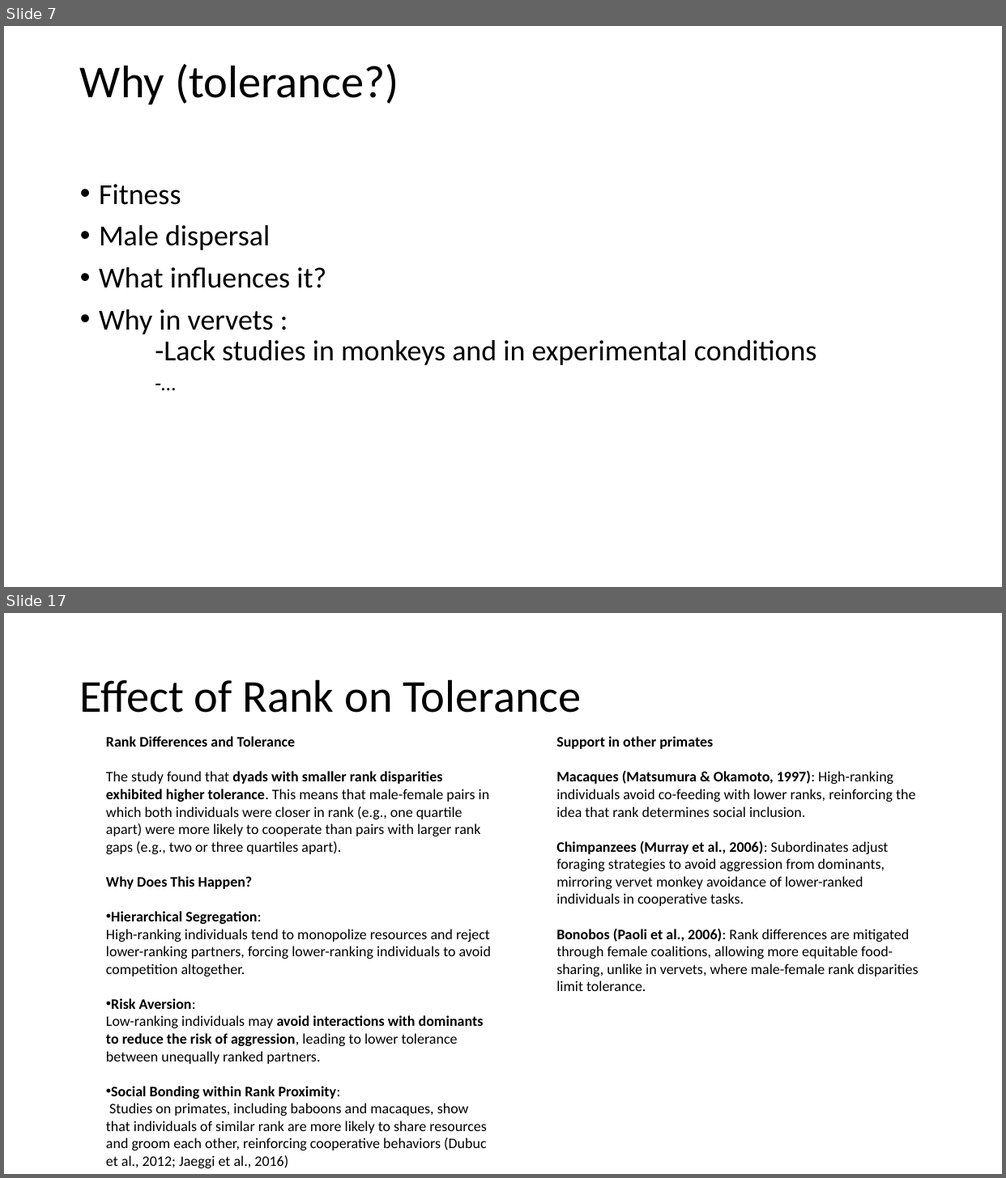
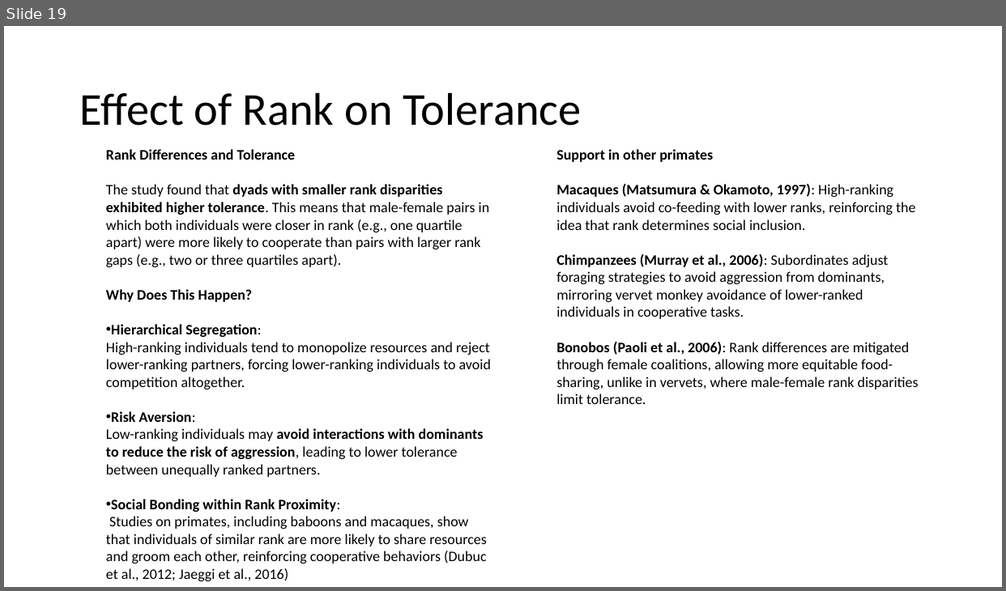
Before and after one commit to Makipurple3/IVPToleranceBex2223, a slide deck: M.AungKyaw_MaleFemaleToleranceInWildVervetMonkeys_Thesis.pptx. Shown one above the other, each under a label of ours: slides 7 and 17 before the commit, slide 19 after it; the slides between them are not shown. The pictures are 1006x1178 and 1006x591 pixels, drawn with LibreOffice and Linux fonts; fonts in the diff are those of the drawing. Boxes give left, top, right and bottom in pixels: in the first picture for what was removed or moved away, otherwise in the second. Text is boxed around its words. In the diff, an @@ line names an element or a change of style, - is before the commit and + after.

```diff
--- a/M.AungKyaw_MaleFemaleToleranceInWildVervetMonkeys_Thesis.pptx
+++ b/M.AungKyaw_MaleFemaleToleranceInWildVervetMonkeys_Thesis.pptx
@@ slide 7 removed at [4,26,1002,587], background #FFFFFF @@
@@ title removed at [80,64,399,105] @@
-Why (tolerance?)
@@ text removed at [99,184,817,365] @@
-• Fitness
-• Male dispersal
-• What influences it?
-• Why in vervets :
-  -Lack studies in monkeys and in experimental conditions
-    -…
@@ what was slide 17 is now slide 19 @@
```
Also in this commit, not shown: 8 slides changed, 14 slides added, 14 other slides removed, 1 other file.
